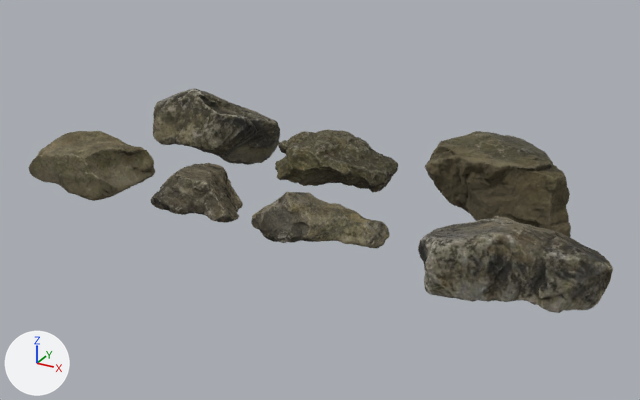
One commit to the glTF model public/models/rock_moss_set_02/rock_moss_set_02_1k.gltf: the scene before it, then after it.
Rendered twice from a camera (50 mm lens) standing at (5.77, -9.66, 4.95) and looking at (0.41, 0.1, 0.07). Lighting does not change. The marker at lower left points along +X, +Y and +Z. The picture after the commit comes second. Where no turn or scale is listed for an object, it has been applied to the vertices.

Objects in the first picture: 'rock_moss_set_02_rock07', 'rock_moss_set_02_rock08', 'rock_moss_set_02_rock09', 'rock_moss_set_02_rock10', 'rock_moss_set_02_rock11', 'rock_moss_set_02_rock12', 'rock_moss_set_02_rock13'.
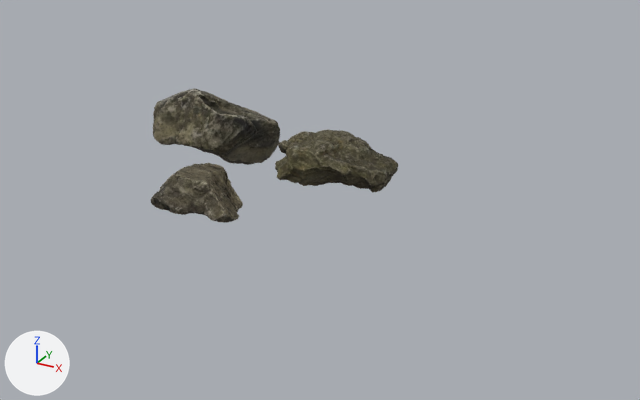
Edits to the scene script, one JSON object a line:
```json
{"op": "remove", "block": "ob_rock_moss_set_02_rock09", "code": ["ob_rock_moss_set_02_rock09 = bpy.data.objects.new('rock_moss_set_02_rock09', me_moss_rock_10_001)", "ob_rock_moss_set_02_rock09.location = (0.85, -0.73, 0.0)"]}
{"op": "remove", "block": "ob_rock_moss_set_02_rock13", "code": ["ob_rock_moss_set_02_rock13 = bpy.data.objects.new('rock_moss_set_02_rock13', me_moss_rock_14_001)", "ob_rock_moss_set_02_rock13.location = (2.67, 0.56, 0.34)"]}
{"op": "remove", "block": "ob_rock_moss_set_02_rock10", "code": ["ob_rock_moss_set_02_rock10 = bpy.data.objects.new('rock_moss_set_02_rock10', me_moss_rock_11_001)", "ob_rock_moss_set_02_rock10.location = (3.33, -0.73, 0.0)"]}
{"op": "remove", "block": "ob_rock_moss_set_02_rock07", "code": ["ob_rock_moss_set_02_rock07 = bpy.data.objects.new('rock_moss_set_02_rock07', me_low_004)", "ob_rock_moss_set_02_rock07.location = (-2.92, -0.73, 0.23)"]}
```

Changed parts and their boxes [x1, y1, x2, y2] in the pictures (640 x 400 px):
```json
{"object": "rock_moss_set_02_rock10", "change": "deleted", "before": [418, 216, 613, 313]}
{"object": "rock_moss_set_02_rock13", "change": "deleted", "before": [425, 131, 571, 237], "on screen": "brown"}
{"object": "rock_moss_set_02_rock07", "change": "deleted", "before": [29, 131, 155, 201], "on screen": "brown"}
{"object": "rock_moss_set_02_rock09", "change": "deleted", "before": [251, 192, 390, 249], "on screen": "brown"}
```
